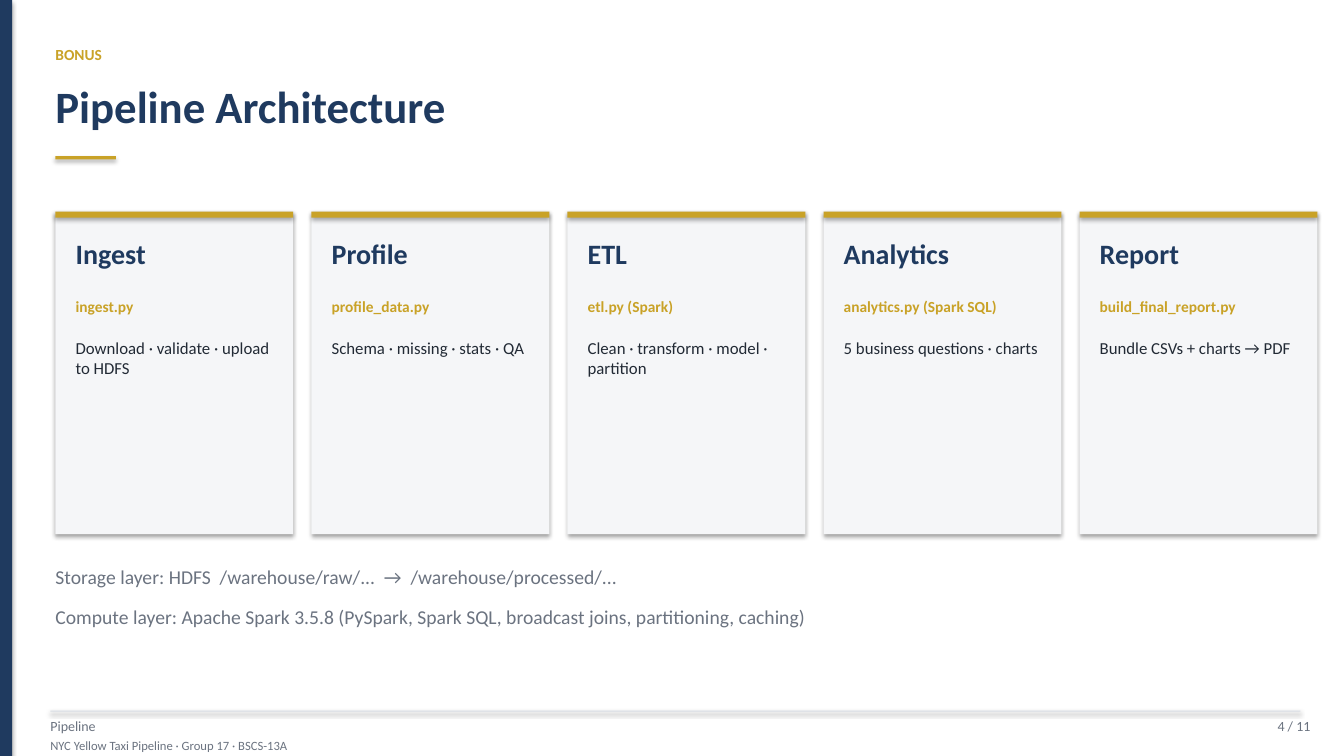
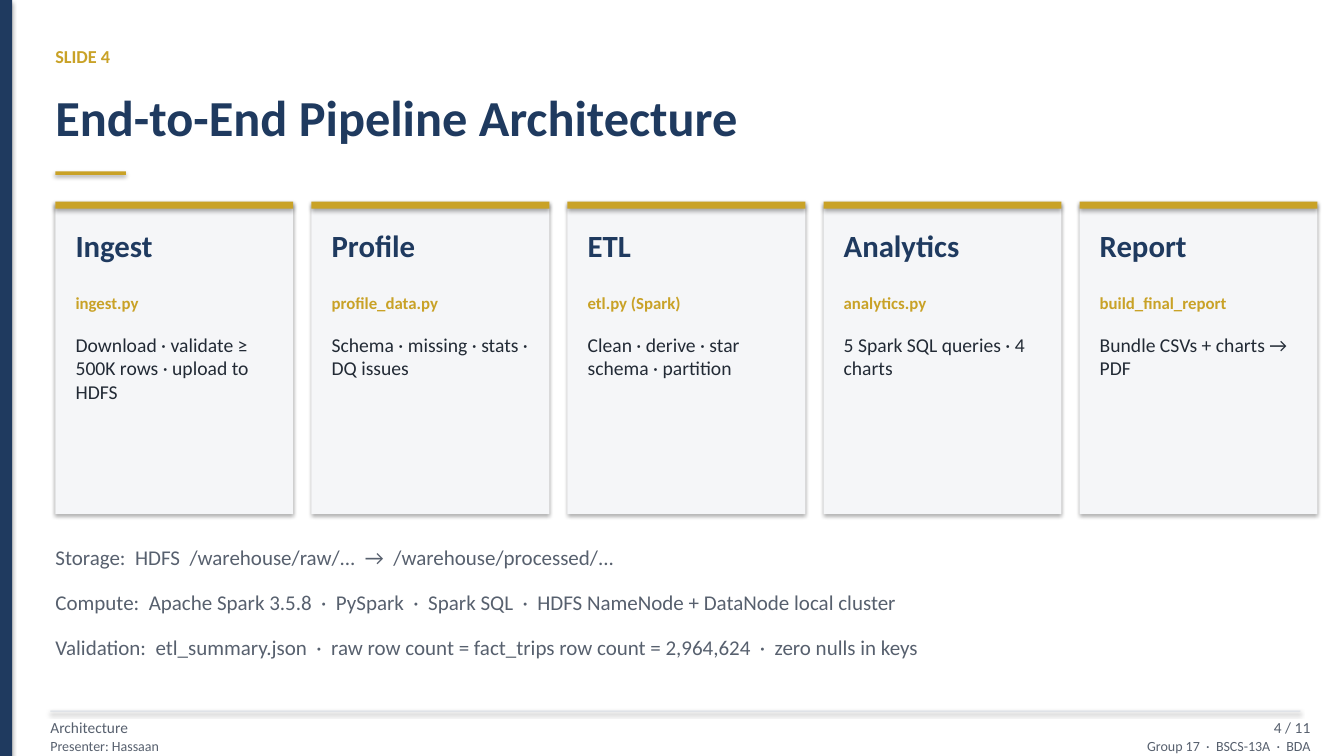
Before and after one commit to hassaanawan48/NYC-Taxi-Ingestion-Pipeline, a slide deck: slide 4 of NYC_Taxi_BDA_Presentation.pptx. Drawn at 1344x756 pixels with LibreOffice and Linux fonts; fonts in the diff are those of the drawing. Boxes give left, top, right and bottom in pixels: in the first picture for what was removed or moved away, otherwise in the second. Text is boxed around its words. In the diff, an @@ line names an element or a change of style, - is before the commit and + after.

```diff
--- a/NYC_Taxi_BDA_Presentation.pptx
+++ b/NYC_Taxi_BDA_Presentation.pptx
@@ text removed at [55, 50, 102, 60] @@
-BONUS
@@ text added at [55, 51, 110, 63], 13 pt, text #C9A227, bold @@
+SLIDE 4
@@ text at [55, 100, 738, 144]: text changed; size 32 to 36 pt @@
-Pipeline Architecture
+End-to-End Pipeline Architecture
@@ rectangle: place and size @@
-rectangle at [55, 156, 116, 159]
+rectangle at [55, 171, 126, 174]
@@ rectangle: place and size @@
-rectangle at [55, 212, 293, 534]
+rectangle at [55, 202, 293, 514]
@@ rectangle: place and size @@
-rectangle at [312, 212, 549, 534]
+rectangle at [312, 202, 549, 514]
@@ 5 rectangles, 4 texts: place and size @@
-5 rectangles, 4 texts at [55, 212, 1318, 269]
+5 rectangles, 4 texts at [55, 202, 1318, 262]
@@ rectangle: place and size @@
-rectangle at [568, 212, 806, 534]
+rectangle at [568, 202, 806, 514]
@@ rectangle: place and size @@
-rectangle at [824, 212, 1062, 534]
+rectangle at [824, 202, 1062, 514]
@@ rectangle: place and size @@
-rectangle at [1080, 212, 1318, 534]
+rectangle at [1080, 202, 1318, 514]
@@ text at [76, 237, 153, 263]: text changed; size 11 to 22 pt; text colour #C9A227 to #1F3A5F @@
-ingest.py
+Ingest
@@ size 20 to 22 pt in 4 elements at [332, 235, 416, 258], [588, 237, 631, 257], [844, 235, 960, 262], [1100, 237, 1187, 262] @@
@@ text at [76, 297, 139, 312]: text changed; size 20 to 12 pt; text colour #1F3A5F to #C9A227 @@
-Ingest
+ingest.py
@@ text "profile_data.py" at [332, 297, 438, 312]: size 11 to 12 pt @@
@@ text "etl.py (Spark)" at [588, 297, 681, 312]: size 11 to 12 pt @@
@@ text at [844, 297, 927, 312]: text changed; size 11 to 12 pt @@
-analytics.py (Spark SQL)
+analytics.py
@@ text at [1100, 297, 1227, 312]: text changed; size 11 to 12 pt @@
-build_final_report.py
+build_final_report
@@ text at [76, 338, 249, 399]: text changed; size 12 to 14 pt @@
-Download · validate · upload to HDFS
+Download · validate ≥ 500K rows · upload to HDFS
@@ text at [332, 338, 518, 378]: text changed; size 12 to 14 pt @@
-Schema · missing · stats · QA
+Schema · missing · stats · DQ issues
@@ text at [588, 338, 739, 378]: text changed; size 12 to 14 pt @@
-Clean · transform · model · partition
+Clean · derive · star schema · partition
@@ text at [844, 338, 1025, 375]: text changed; size 12 to 14 pt @@
-5 business questions · charts
+5 Spark SQL queries · 4 charts
@@ text "Bundle CSVs + charts → ..." at [1100, 338, 1265, 375]: size 12 to 14 pt @@
@@ text at [55, 550, 613, 569]: text changed; size 14 to 15 pt; text colour #6B7380 to #57606E @@
-Storage layer: HDFS /warehouse/raw/... → /warehouse/processed/...
+Storage: HDFS /warehouse/raw/... → /warehouse/processed/...
@@ text at [55, 595, 895, 614]: text changed; size 14 to 15 pt; text colour #6B7380 to #57606E @@
-Compute layer: Apache Spark 3.5.8 (PySpark, Spark SQL, broadcast joins, partitioning, caching)
+Compute: Apache Spark 3.5.8 · PySpark · Spark SQL · HDFS NameNode + DataNode local cluster
@@ text added at [55, 640, 918, 659], 15 pt, text #57606E @@
+Validation: etl_summary.json · raw row count = fact_trips row count = 2,964,624 · zero nulls in keys
@@ text "4 / 11" at [1274, 723, 1311, 733]: size 10 to 11 pt, text colour #6B7380 to #57606E @@
@@ text at [50, 722, 128, 733]: text changed; size 10 to 11 pt; text colour #6B7380 to #57606E @@
-Pipeline
+Architecture
@@ text at [50, 742, 159, 751]: text changed; size 9 to 10 pt; text colour #6B7380 to #57606E @@
-NYC Yellow Taxi Pipeline · Group 17 · BSCS-13A
+Presenter: Hassaan
@@ text added at [1147, 742, 1310, 753], 10 pt, text #57606E @@
+Group 17 · BSCS-13A · BDA
```
Also in this commit, not shown: 10 other slides changed, 3 other files.
